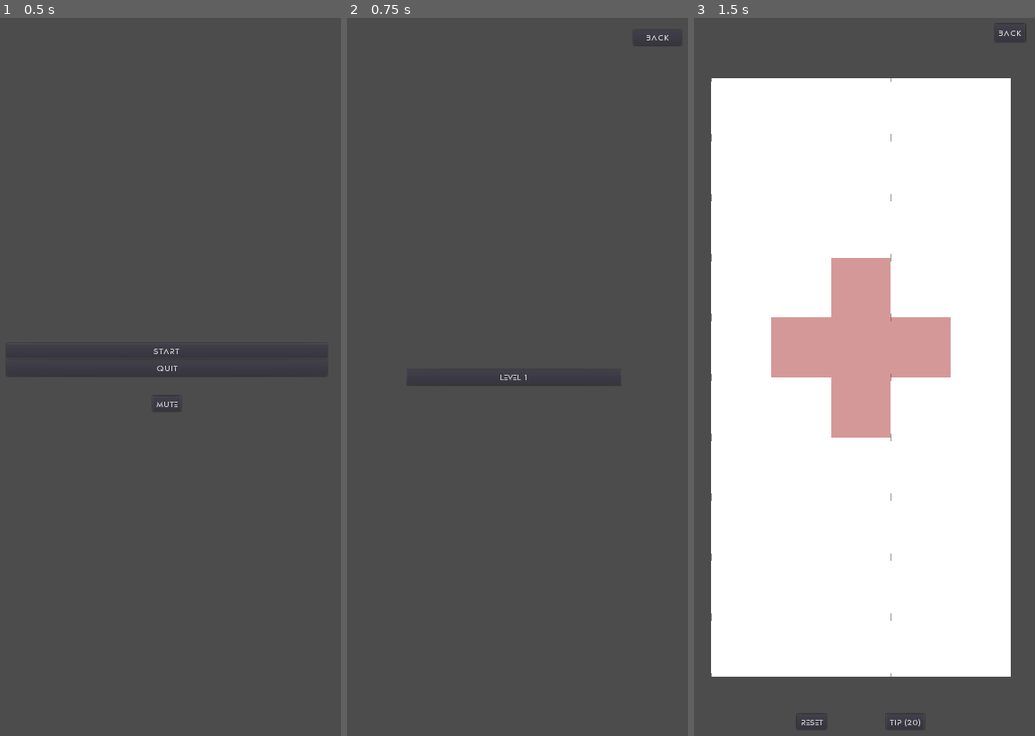
Above: before the commit, frames 1-3 (left to right).
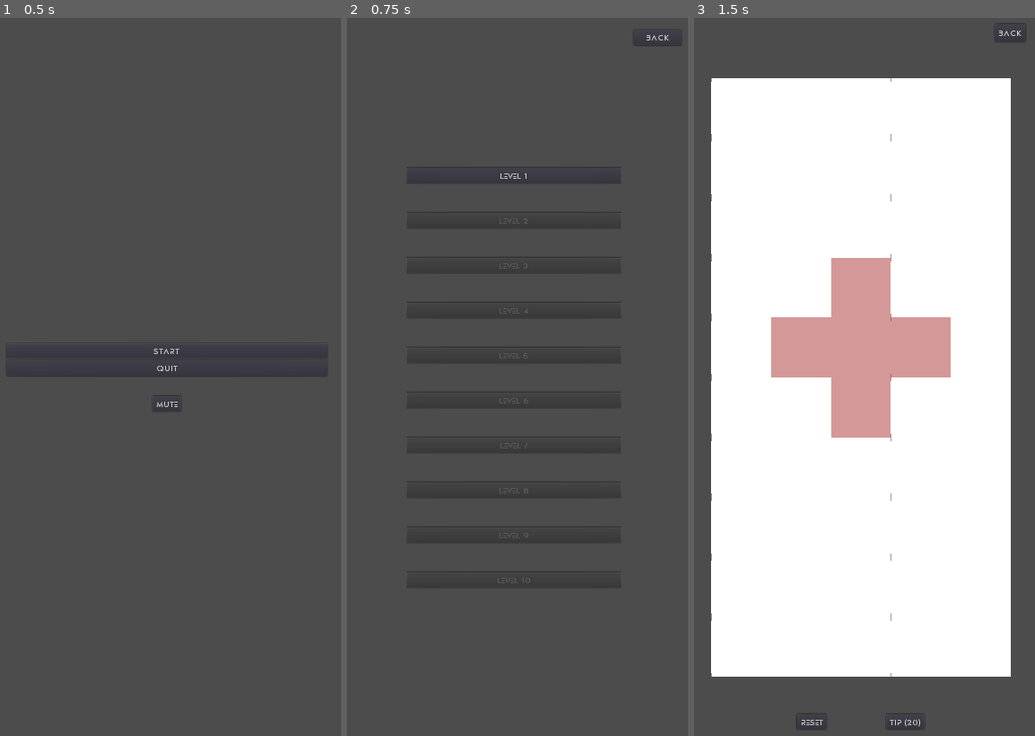
Above: after the commit, the same moments.

Repository: sisipun/SleepyCity
Game: Godot game, scene res://scenes/MainMenu.tscn
Two runs of this game, one before a commit and one after it. Both use one fixed random seed, a clock stepped at 60 frames per second and the inputs below.
Inputs:
- Up to frame 1 (0.5 s): no input
- Up to frame 2 (0.75 s): click "Start" at 0.5 s
- Up to frame 3 (1.5 s): click "Level 1" at 1.25 s

Frame 1 is identical in both runs. In frame 2, 0.6% of the frame differs, in the area x 17-80%, y 20-78%; in frame 3, nothing differs.

Commit message:
First levels pack

Diff:
--- a/scenes/Level.tscn
+++ b/scenes/Level.tscn
@@ -2,7 +2,7 @@
 
 [ext_resource path="res://scripts/GameArea.gd" type="Script" id=1]
 [ext_resource path="res://assets/default.tres" type="DynamicFont" id=2]
-[ext_resource path="res://assets/power_off.wav" type="AudioStream" id=4]
+[ext_resource path="res://assets/cell.wav" type="AudioStream" id=4]
 [ext_resource path="res://assets/success.wav" type="AudioStream" id=5]
 [ext_resource path="res://scripts/Interface.gd" type="Script" id=7]
 
--- a/scripts/Game.gd
+++ b/scripts/Game.gd
@@ -110,7 +110,216 @@
 			[
 			],
 			true
-		)
+		),
+		LevelInfo.new(
+			5,
+			10,
+			[
+				Vector2(0,4),
+				Vector2(1,3),
+				Vector2(1,4),
+				Vector2(1,5),
+				Vector2(3,3),
+				Vector2(3,4),
+				Vector2(3,5),
+				Vector2(4,4),
+			],
+			[
+				Vector2(1,4),
+				Vector2(3,4)
+			],
+			[
+			],
+			false
+		),
+		LevelInfo.new(
+			5,
+			10,
+			[
+				Vector2(0,4),
+				Vector2(1,3),
+				Vector2(1,4),
+				Vector2(2,5),
+				Vector2(2,6),
+				Vector2(3,5),
+			],
+			[
+				Vector2(1,4),
+				Vector2(2,5)
+			],
+			[
+			],
+			false
+		),
+		LevelInfo.new(
+			5,
+			10,
+			[
+				Vector2(0,4),
+				Vector2(1,3),
+				Vector2(1,4),
+				Vector2(2,5),
+				Vector2(3,6),
+				Vector2(3,7),
+				Vector2(4,6),
+			],
+			[
+				Vector2(1,4),
+				Vector2(2,5),
+				Vector2(3,6)
+			],
+			[
+			],
+			false
+		),
+		LevelInfo.new(
+			5,
+			10,
+			[
+				Vector2(0,4),
+				Vector2(1,3),
+				Vector2(1,5),
+				Vector2(2,3),
+				Vector2(2,5),
+				Vector2(3,4),
+			],
+			[
+				Vector2(1,4),
+				Vector2(2,4)
+			],
+			[
+			],
+			false
+		),
+		LevelInfo.new(
+			5,
+			10,
+			[
+				Vector2(0,4),
+				Vector2(0,5),
+				Vector2(1,3),
+				Vector2(1,4),
+				Vector2(1,5),
+				Vector2(1,6),
+				Vector2(2,3),
+				Vector2(2,4),
+				Vector2(2,5),
+				Vector2(2,6),
+				Vector2(3,4),
+				Vector2(3,5),
+			],
+			[
+				Vector2(1,4),
+				Vector2(1,5),
+				Vector2(2,4),
+				Vector2(2,5),
+			],
+			[
+			],
+			false
+		),
+		LevelInfo.new(
+			5,
+			10,
+			[
+				Vector2(0,4),
+				Vector2(1,4),
+				Vector2(2,2),
+				Vector2(2,3),
+				Vector2(2,5),
+				Vector2(2,6),
+				Vector2(3,4),
+				Vector2(4,4),
+			],
+			[
+				Vector2(1,4),
+				Vector2(2,3),
+				Vector2(2,5),
+				Vector2(3,4),
+			],
+			[
+			],
+			false
+		),
+		LevelInfo.new(
+			5,
+			10,
+			[
+				Vector2(0,4),
+				Vector2(2,2),
+				Vector2(2,4),
+				Vector2(2,6),
+				Vector2(4,4),
+			],
+			[
+				Vector2(1,4),
+				Vector2(2,3),
+				Vector2(2,4),
+				Vector2(2,5),
+				Vector2(3,4),
+			],
+			[
+			],
+			false
+		),
+		LevelInfo.new(
+			5,
+			10,
+			[
+				Vector2(0,3),
+				Vector2(0,5),
+				Vector2(1,2),
+				Vector2(1,3),
+				Vector2(1,5),
+				Vector2(1,6),
+				Vector2(3,2),
+				Vector2(3,3),
+				Vector2(3,5),
+				Vector2(3,6),
+				Vector2(4,3),
+				Vector2(4,5),
+			],
+			[
+				Vector2(1,3),
+				Vector2(1,5),
+				Vector2(3,3),
+				Vector2(3,5),
+			],
+			[
+			],
+			false
+		),
+		LevelInfo.new(
+			5,
+			10,
+			[
+				Vector2(0,3),
+				Vector2(0,4),
+				Vector2(0,5),
+				Vector2(1,3),
+				Vector2(1,4),
+				Vector2(1,5),
+				Vector2(2,3),
+				Vector2(2,4),
+				Vector2(2,5),
+				Vector2(3,3),
+				Vector2(3,4),
+				Vector2(3,5),
+				Vector2(4,3),
+				Vector2(4,4),
+				Vector2(4,5),
+			],
+			[
+				Vector2(0,4),
+				Vector2(1,4),
+				Vector2(2,4),
+				Vector2(3,4),
+				Vector2(4,4),
+			],
+			[
+			],
+			false
+		),
 	],
 	20,
 	true
Not shown, changed: assets/cell.wav.import
Not shown, removed: assets/power_off.wav.import
Not shown, removed: assets/step.wav.import
Not shown, added: assets/cell.wav
Not shown, removed: assets/power_on.wav
Not shown, removed: assets/step.wav
